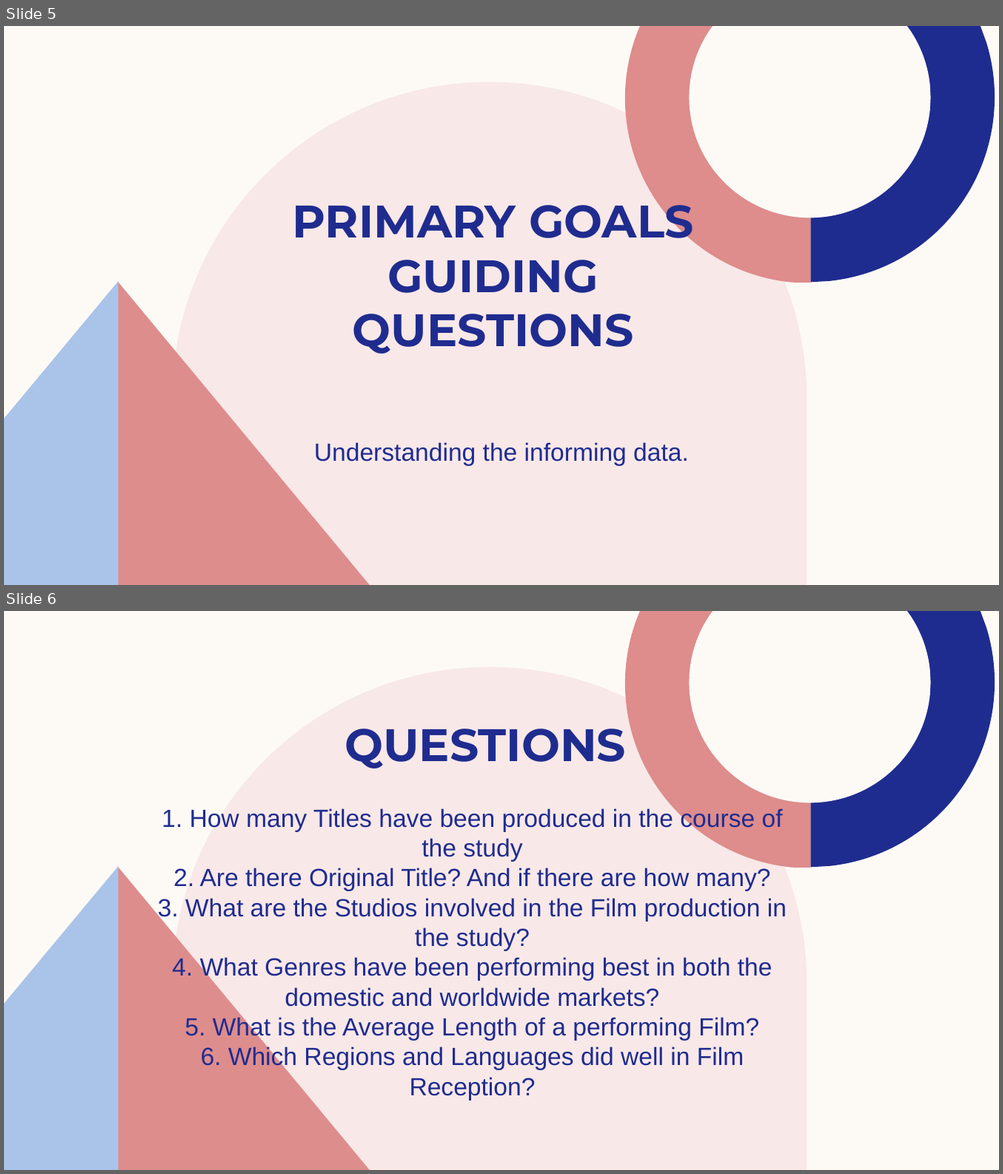
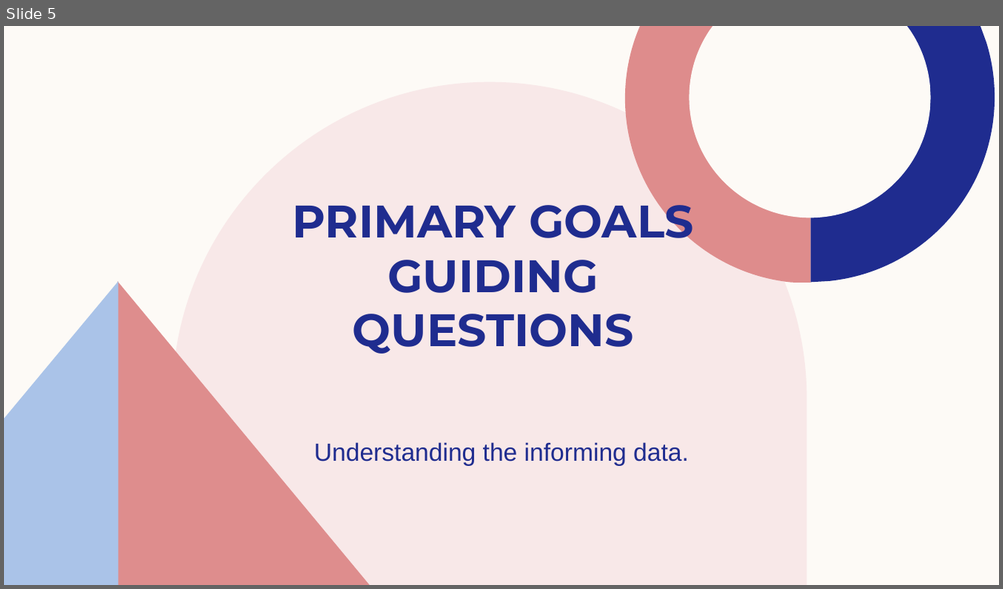
Before and after one commit to rurigi-waweru/dsc-waweru-phase-one-project, a slide deck: Presentation (MICROSOFT STUDIO).pptx. Shown one above the other, each under a label of ours: slides 5 and 6 before the commit, slide 5 after it. The pictures are 1003x1174 and 1003x589 pixels, drawn with LibreOffice and Linux fonts; fonts in the diff are those of the drawing. Boxes give left, top, right and bottom in pixels: in the first picture for what was removed or moved away, otherwise in the second. Text is boxed around its words. In the diff, an @@ line names an element or a change of style, - is before the commit and + after.

```diff
--- a/Presentation (MICROSOFT STUDIO).pptx
+++ b/Presentation (MICROSOFT STUDIO).pptx
@@ slide 6 removed at box(4, 611, 999, 1170), background #FDFAF6; not listed: 6 template elements that a slide beside it also shows @@
@@ title removed at box(344, 729, 626, 769) @@
-QUESTIONS
@@ text removed at box(158, 807, 786, 1101) @@
-1. How many Titles have been produced in the course of the study
-2. Are there Original Title? And if there are how many?
-3. What are the Studios involved in the Film production in the study?
-4. What Genres have been performing best in both the domestic and worldwide markets?
-5. What is the Average Length of a performing Film?
-6. Which Regions and Languages did well in Film Reception?
```
Also in this commit, not shown: 4 slides changed, 9 slides added, 3 other slides removed, 22 other files.
